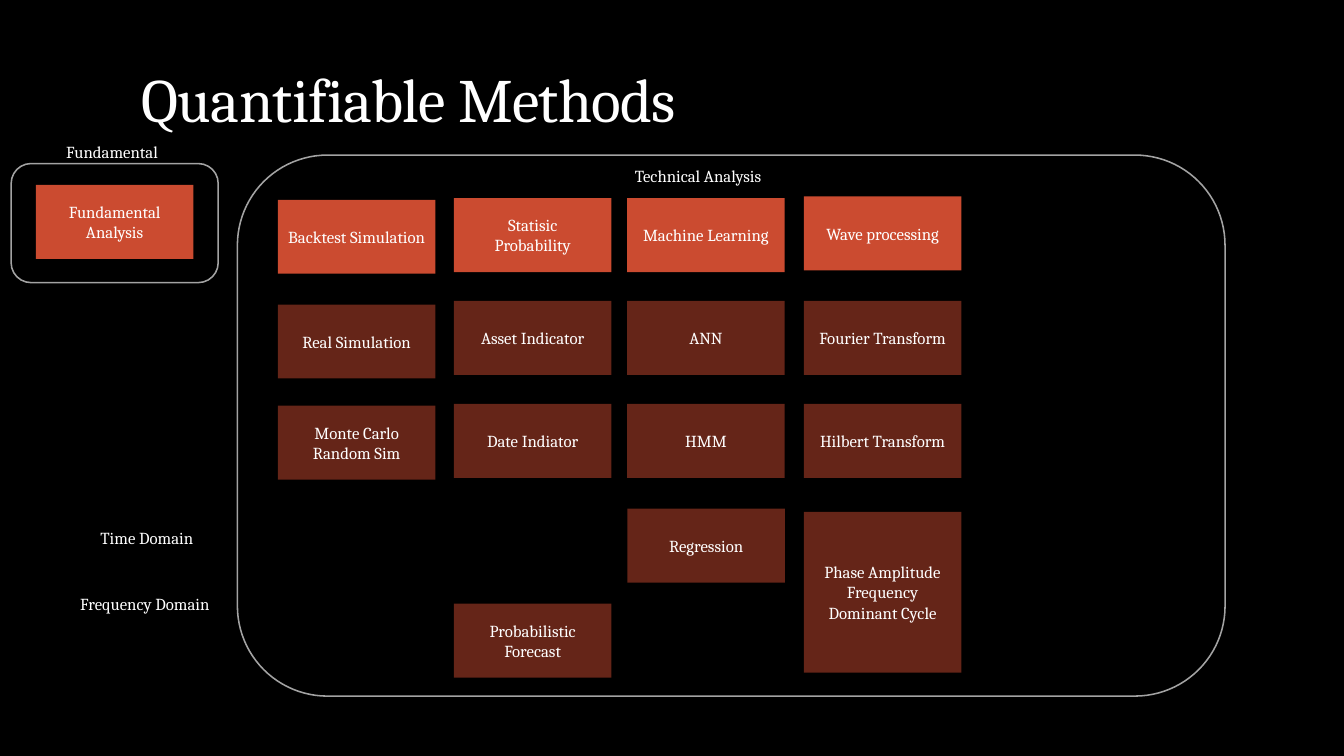
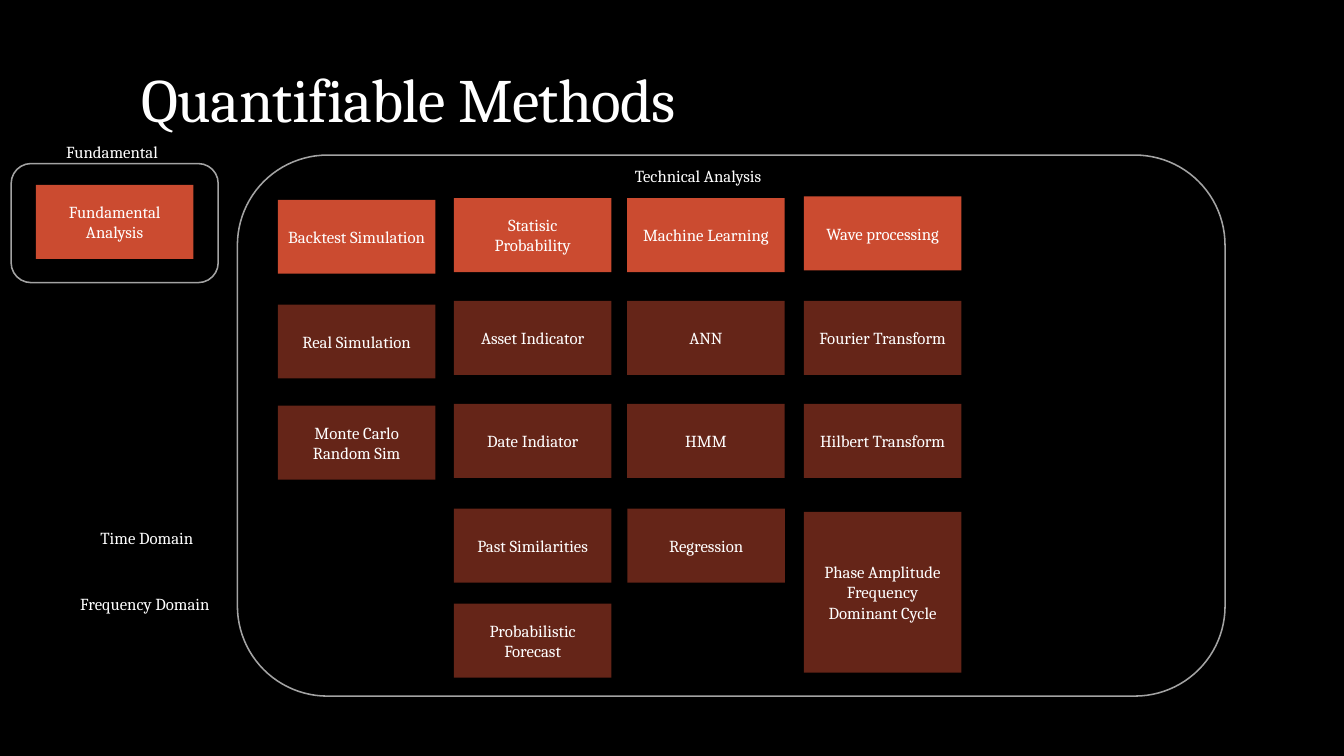
Before and after one commit to webclinic017/Stock-5, a slide deck: slide 9 of Doc/All-In-One.pptx (slide 3 before the commit). Drawn at 1344x756 pixels with LibreOffice and Linux fonts; fonts in the diff are those of the drawing. Boxes give left, top, right and bottom in pixels: in the first picture for what was removed or moved away, otherwise in the second. Text is boxed around its words. In the diff, an @@ line names an element or a change of style, - is before the commit and + after.

```diff
--- a/Doc/All-In-One.pptx
+++ b/Doc/All-In-One.pptx
@@ rectangle added at box(454, 509, 611, 583), fill #CB4B30 at 50% opacity, 12 pt, text #FFFFFF @@
+Past Similarities
```
Also in this commit, not shown: 2 other slides changed, 7 slides added, 7 other files.
